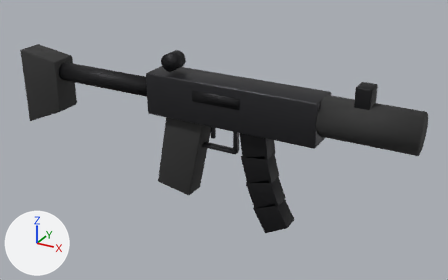
Renders of the glTF model SourceArt/Models/SM_MP5.glb from each side of a commit.
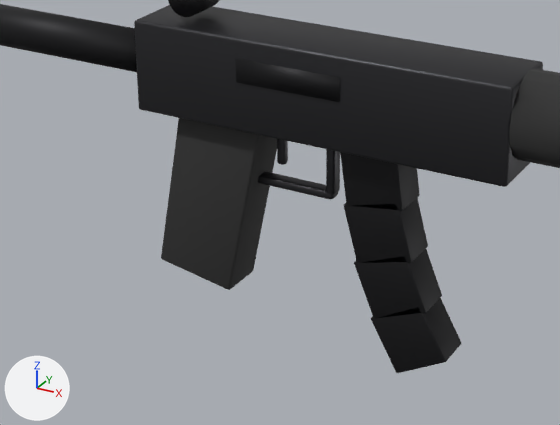
Old and new are each drawn whole from a 50 mm lens placed at (0.407, -0.688, 0.287), pointed at (0.019, 0.019, -0.066) and again close up on the part from 19% to 76% of the width and 23% to 92% of the height. Every picture has the same lights, and +X, +Y and +Z are marked at lower left. The last two pictures show the newer version. Vertices at exactly the same position are counted once.

Objects in the first close-up: 'SM_MP5'.
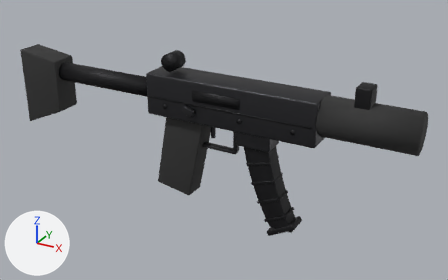
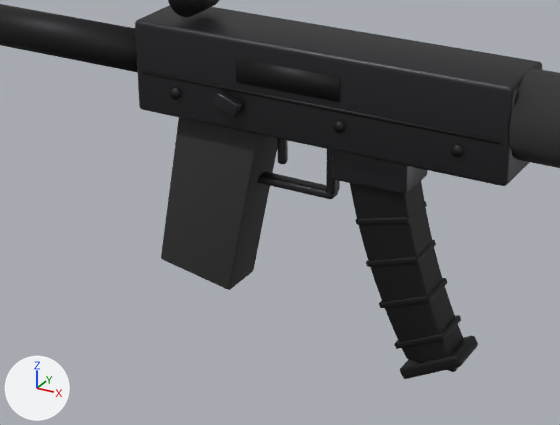
Location of each change, (x1, y1, x2, y2) in pixels of the close-ups (560 x 425 px):
'SM_MP5', reshaped: before (0, 0, 560, 373); after (0, 0, 560, 379)
part 1 of me_sm_mp5, added: after (170, 88, 180, 100)
part 2 of me_sm_mp5, added: after (333, 121, 345, 133)
part 3 of me_sm_mp5, added: after (451, 145, 463, 158)
part 4 of me_sm_mp5, rebuilt: before (134, 5, 543, 187); after (135, 5, 543, 186)
part 5 of me_sm_mp5, rebuilt: before (340, 152, 420, 211); after (332, 150, 428, 195)
part 6 of me_sm_mp5, built on: before (258, 139, 461, 373); after (161, 91, 478, 379)

The change, as a diff of the scene's bpy script:
```diff
--- a/SourceArt/Models/SM_MP5.glb.py
+++ b/SourceArt/Models/SM_MP5.glb.py
@@ mat_m_chrome @@
+mat_m_chrome = principled_material('M_Chrome')
+mat_m_chrome.base_color = (0.6, 0.6, 0.62)  # light grey #cbcbce
+mat_m_chrome.metallic = 1.0
+mat_m_chrome.roughness = 0.15
@@ me_sm_mp5 @@
 # used by ob_sm_mp5; location = (0.0, 0.0, 0.0)
-me_sm_mp5.from_pydata(...)  # 800 vertices, 1536 faces; spans x -0.32..0.29, y -0.026..0.026, z -0.178..0.057
+me_sm_mp5.from_pydata(...)  # 2568 vertices, 5008 faces; spans x -0.32..0.29, y -0.031..0.036, z -0.18..0.057
+# me_sm_mp5 part 1: a new loose piece, a 10-sided cylinder along y spanning x -0.0533..-0.0467, y -0.027..0.027, z -0.0167..-0.0097, in mat_m_darksteel (black #272729)
+# me_sm_mp5 part 2: a new loose piece, a 10-sided cylinder along y spanning x 0.0617..0.0683, y -0.027..0.027, z -0.0167..-0.0097, in mat_m_darksteel (black #272729)
+# me_sm_mp5 part 3: a new loose piece, a 10-sided cylinder along y spanning x 0.1367..0.1433, y -0.027..0.027, z -0.0167..-0.0097, in mat_m_darksteel (black #272729)
+# me_sm_mp5 part 4: the loose piece of 56 vertices spanning x -0.08..0.17, y -0.025..0.025, z -0.03..0.03 is rebuilt with 96 vertices and now spans x -0.08..0.17, y -0.025..0.025, z -0.03..0.03
+# me_sm_mp5 part 5: the loose piece of 56 vertices spanning x 0.059..0.101, y -0.013..0.013, z -0.07..-0.026 is rebuilt with 96 vertices and now spans x 0.055..0.105, y -0.017..0.017, z -0.053..-0.023, in mat_m_steel (dark grey #3f3f42)
+# me_sm_mp5 part 6: 27 vertices moved from x 0.009..0.05, y -0.004..0.003, z -0.07..-0.031 to x 0.009..0.05, y -0.005..0.005, z -0.07..-0.03; 269 vertices removed from x -0.053..0.134, y -0.015..0.015, z -0.178..-0.03; 1737 vertices added at x -0.106..0.145, y -0.031..0.036, z -0.18..0.024
+# other edits to the shape of me_sm_mp5 do not show in these pictures
 me_sm_mp5.materials.append(mat_m_steel)
@@ me_sm_mp5 @@
 me_sm_mp5.materials.append(mat_m_blackpolymer)
+me_sm_mp5.materials.append(mat_m_chrome)  # light grey #cbcbce
```
